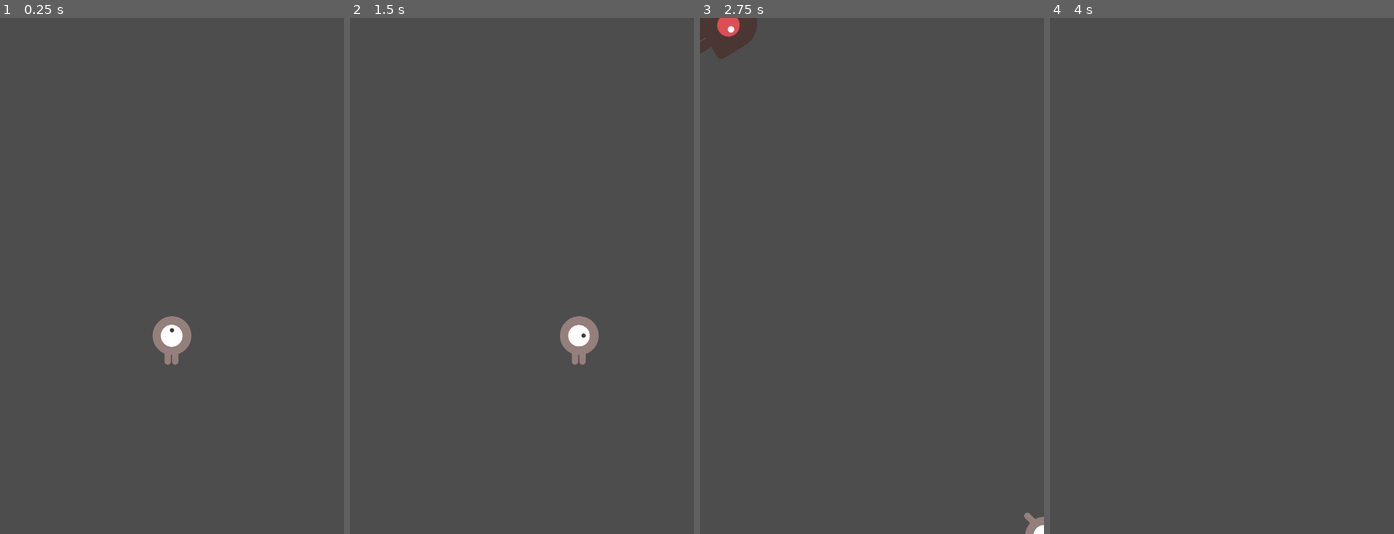
Above: before the commit, frames 1-4 (left to right).
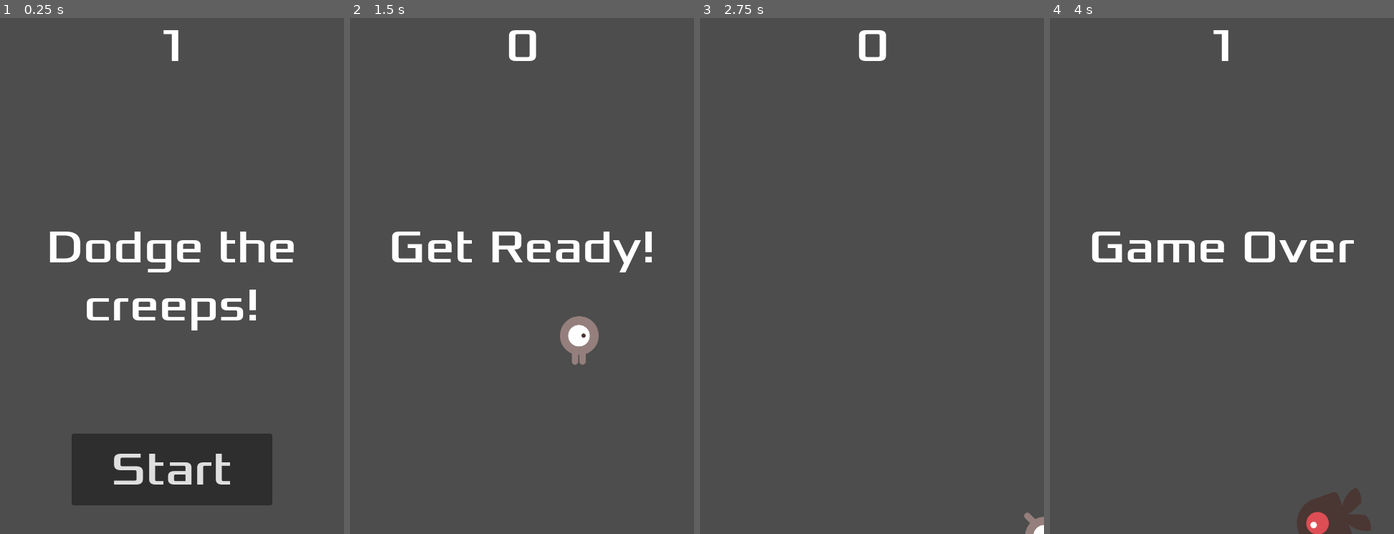
Above: after the commit, the same moments.

Repository: ethandav/learning-godot
Game: Godot game, scene res://main.tscn
The game is run twice, just before and just after one commit, with the same random seed, the same clock (stepped at 60 frames per second) and the same inputs.
Inputs (mouse positions are in pixels of both pictures, inside the frame that each line leads up to):
- Up to frame 1 (0.25 s): no input
- Up to frame 2 (1.5 s): click (522, 472) at 0.5 s, where only the run after the commit has a clickable "Start"; tap Enter at 1.25 s; hold Right (move_right) from 1.28 s (still down)
- Up to frame 3 (2.75 s): release Right (move_right) at 2.03 s; hold Down (move_down) from 2.03 s (still down)
- Up to frame 4 (4 s): release Down (move_down) at 2.78 s; hold Right (move_right) 2.78-3.53 s; hold Up (move_up) from 3.53 s (still down)

The runs differ from the first frame. In frame 1, 12% of the frame differs, in the area x 14-86%, y 2-95%; in frame 2, 2.2%; in frame 3, 1.3%; in frame 4, 3.1%.

Commit message:
Main menu + game over screen

Diff:
--- a/myfirst2dgame/main.gd
+++ b/myfirst2dgame/main.gd
@@ -4,16 +4,19 @@
 var score
 
 func _ready():
-	new_game()
+	pass
 
 func game_over() -> void:
 	$ScoreTimer.stop()
 	$MobTimer.stop()
+	$HUD.show_game_over()
 
 func new_game():
 	score = 0
 	$Player.start($StartPosition.position)
 	$StartTimer.start()
+	$HUD.update_score(score)
+	$HUD.show_message("Get Ready!")
 
 func _on_start_timer_timeout() -> void:
 	$MobTimer.start()
@@ -21,6 +24,7 @@
 
 func _on_score_timer_timeout() -> void:
 	score += 1
+	$HUD.update_score(score)
 
 func _on_mob_timer_timeout() -> void:
 	# Create a new instance of the Mob scene.
--- a/myfirst2dgame/main.tscn
+++ b/myfirst2dgame/main.tscn
@@ -1,8 +1,9 @@
-[gd_scene load_steps=5 format=3 uid="uid://cobrnbyaissda"]
+[gd_scene load_steps=6 format=3 uid="uid://cobrnbyaissda"]
 
 [ext_resource type="Script" path="res://main.gd" id="1_y7m3v"]
 [ext_resource type="PackedScene" uid="uid://0sycegnqdjkh" path="res://player.tscn" id="2_50hbi"]
 [ext_resource type="PackedScene" uid="uid://gcyt54f0jsr6" path="res://mob.tscn" id="2_yf20u"]
+[ext_resource type="PackedScene" uid="uid://cd3f26xt8a8k8" path="res://hud.tscn" id="4_hg4aw"]
 
 [sub_resource type="Curve2D" id="Curve2D_b32v1"]
 _data = {
@@ -33,7 +34,10 @@
 
 [node name="MobSpawnLocation" type="PathFollow2D" parent="MobPath"]
 
+[node name="HUD" parent="." instance=ExtResource("4_hg4aw")]
+
 [connection signal="hit" from="Player" to="." method="game_over"]
 [connection signal="timeout" from="MobTimer" to="." method="_on_mob_timer_timeout"]
 [connection signal="timeout" from="ScoreTimer" to="." method="_on_score_timer_timeout"]
 [connection signal="timeout" from="StartTimer" to="." method="_on_start_timer_timeout"]
+[connection signal="start_game" from="HUD" to="." method="new_game"]
